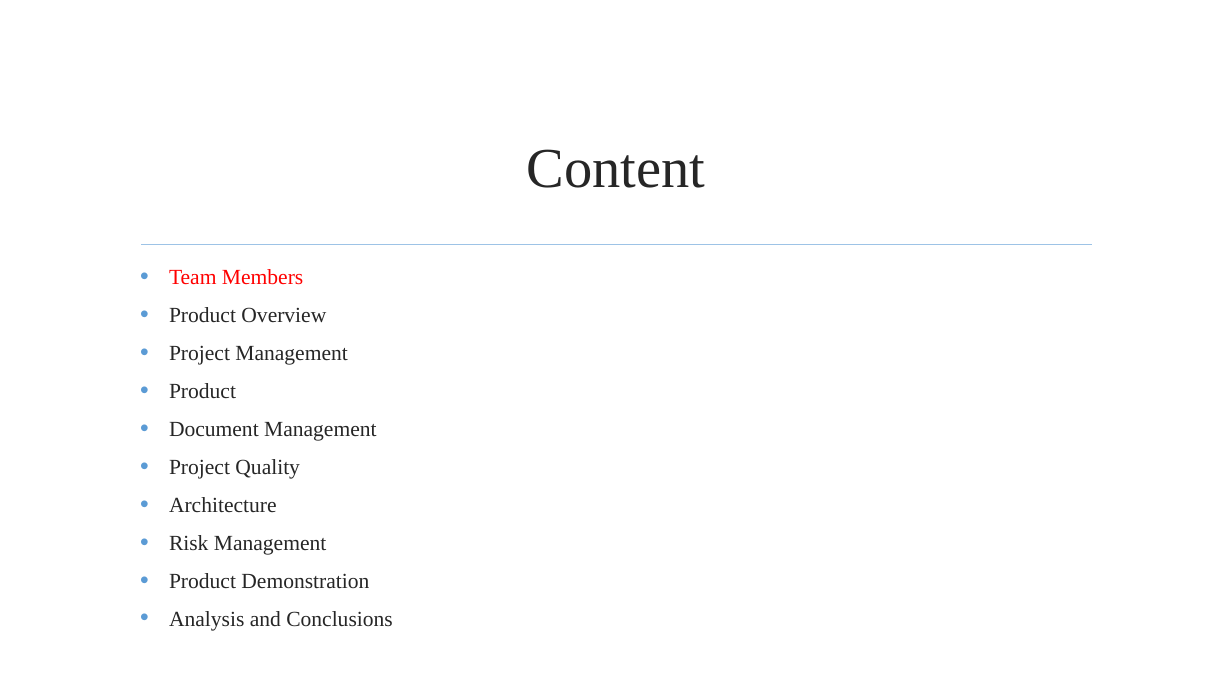
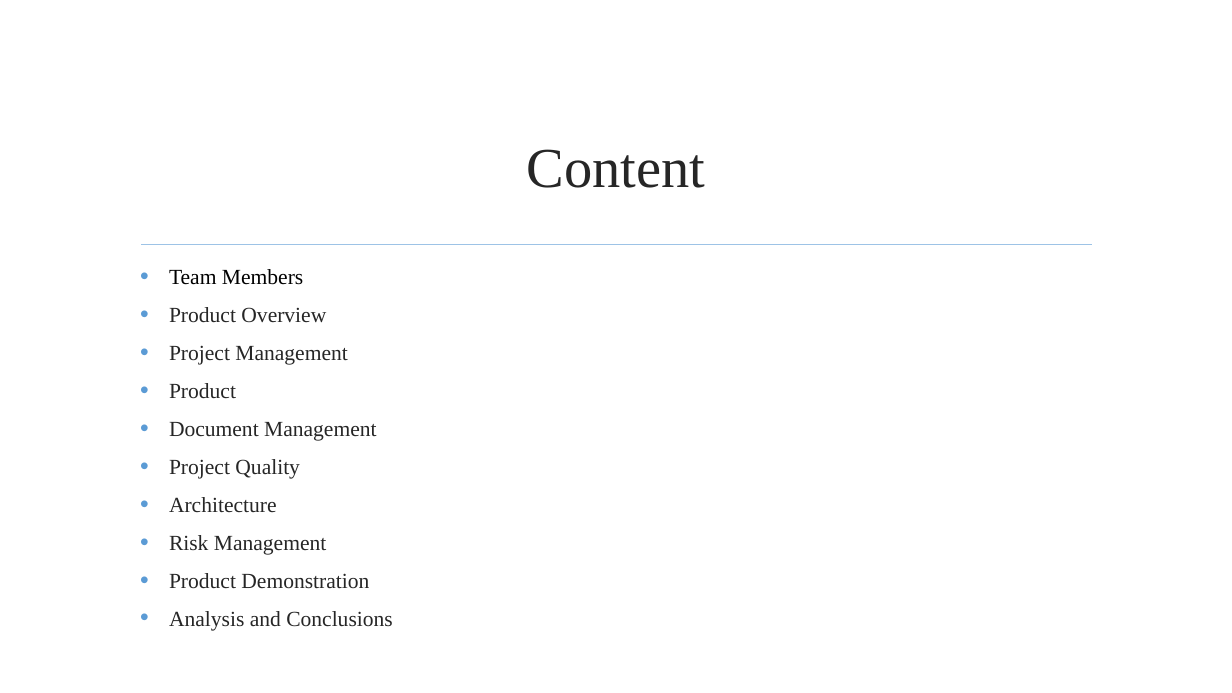
Before and after one commit to jmgirao/projetosoftware1213, a slide deck: slide 2 of Final Presentation/Presentation.pptx. Drawn at 1232x693 pixels with LibreOffice and Linux fonts; fonts in the diff are those of the drawing; background and template pictures are left out. Boxes give left, top, right and bottom in pixels: in the first picture for what was removed or moved away, otherwise in the second. Text is boxed around its words. In the diff, an @@ line names an element or a change of style, - is before the commit and + after.

```diff
--- a/Final Presentation/Presentation.pptx
+++ b/Final Presentation/Presentation.pptx
@@ text at [169,269,303,285]: text colour #FF0000 to #000000 in "Team Members" @@
```
Also in this commit, not shown: 2 other slides changed, 1 slide added, 3 slides removed.
